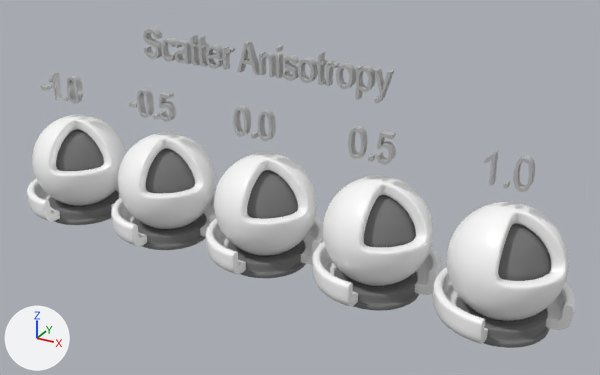
Two versions of the glTF model Models/ScatterAnisotropy/glTF/ScatterAnisotropy.gltf, one commit apart.
Camera for both pictures: a 50 mm lens placed at (0.285, -0.463, 0.299), pointed at (0.023, 0.013, 0.062). Every picture has the same lights, and +X, +Y and +Z are marked at lower left. The older version comes first. Where no turn or scale is listed for an object, it has been applied to the vertices.

Names of what the first picture shows: 'Text', 'base.002', 'base.003', 'core', 'core.001', 'core.002', 'core.003', 'material_surface', 'material_surface.001', 'material_surface.002', 'material_surface.003', 'material_surface_n3d' and 9 more.
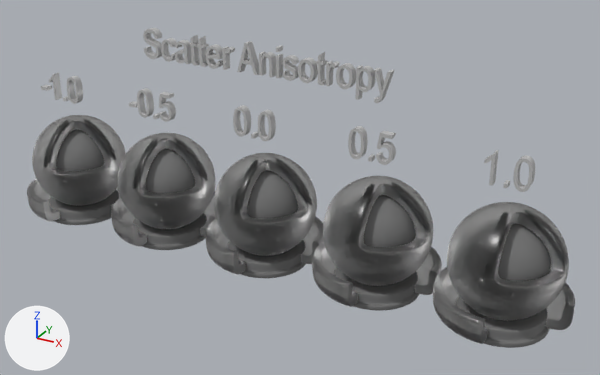
Commit message: Update to KHR_materials_scatter

Location of each change, [x1, y1, x2, y2] in pixels of the pictures (600 x 375 px):
'material_surface.003', surface changed: [433, 202, 575, 344] in both
'material_surface.002', surface changed: [312, 176, 442, 307] in both
'material_surface.001', surface changed: [206, 153, 324, 275] in both
'material_surface', surface changed: [111, 133, 216, 246] in both
'material_surface_n3d', surface changed: [27, 115, 126, 221] in both

The edits, one by one:
In material 'Anisotropy -1' (mat_anisotropy__1), transmission_weight is now set to 1.0.
In material 'Anisotropy -0.5' (mat_anisotropy__0_5), transmission_weight is now set to 1.0.
In material 'Anisotropy 0.0' (mat_anisotropy_0_0), transmission_weight is now set to 1.0.
In material 'Anisotropy +0.5' (mat_anisotropy__0_5_1), transmission_weight is now set to 1.0.
In material 'Anisotropy +1' (mat_anisotropy__1_1), transmission_weight is now set to 1.0.
